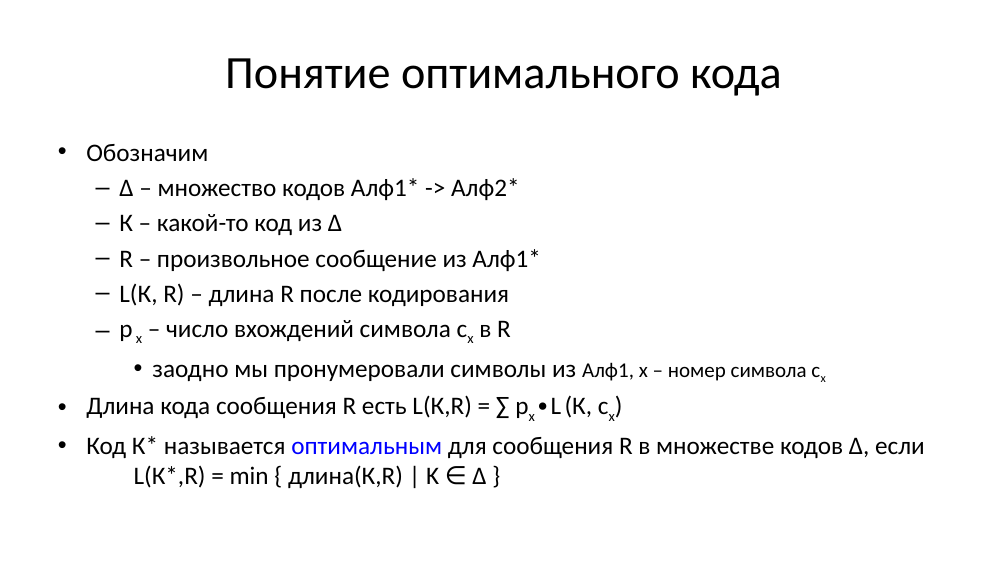
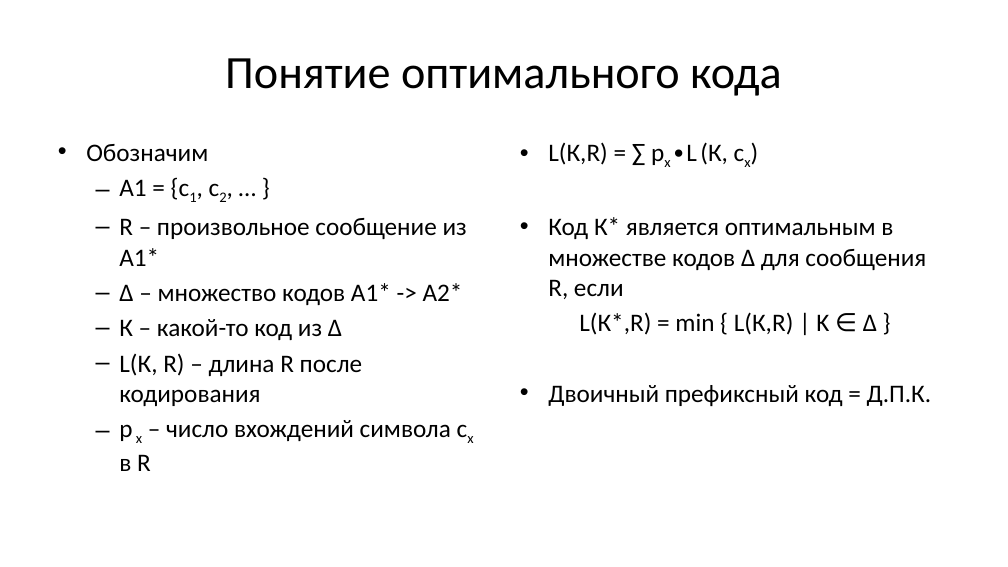
Before and after one commit to Evgueni-Petrov-aka-espetrov/Algorithms-and-Programming-in-C-pptx, a slide deck: slide 15 of 14 Кодирование.pptx (slide 17 before the commit). Drawn at 1008x567 pixels with LibreOffice and Linux fonts; fonts in the diff are those of the drawing. Boxes give left, top, right and bottom in pixels: in the first picture for what was removed or moved away, otherwise in the second. Text is boxed around its words. In the diff, an @@ line names an element or a change of style, - is before the commit and + after.

```diff
--- a/14 Кодирование.pptx
+++ b/14 Кодирование.pptx
@@ text added at [548,142,932,406], 24 pt, text #000000 @@
+• L(К,R) = ∑ pх∙L (К, cх)
+• Код К* является оптимальным в множестве кодов Δ для сообщения R, если
+L(К*,R) = min { L(К,R) | K ∈ Δ }
+• Двоичный префиксный код = Д.П.К.
@@ text at [119,179,467,305]: text changed @@
-  – Δ – множество кодов Алф1* -> Алф2*
+  – A1 = {c1, c2, … }
+  – R – произвольное сообщение из А1*
+  – Δ – множество кодов А1* -> А2*
@@ text at [119,249,540,271]: paragraph removed @@
-  – R – произвольное сообщение из Алф1*
@@ text at [86,362,925,488]: paragraphs removed @@
-    • заодно мы пронумеровали символы из Алф1, х – номер символа сх
-• Длина кода сообщения R есть L(К,R) = ∑ pх∙L (К, cх)
-• Код К* называется оптимальным для сообщения R в множестве кодов Δ, если
-  L(К*,R) = min { длина(К,R) | K ∈ Δ }
```
Also in this commit, not shown: 17 other slides changed, 5 slides added, 10 slides removed.
